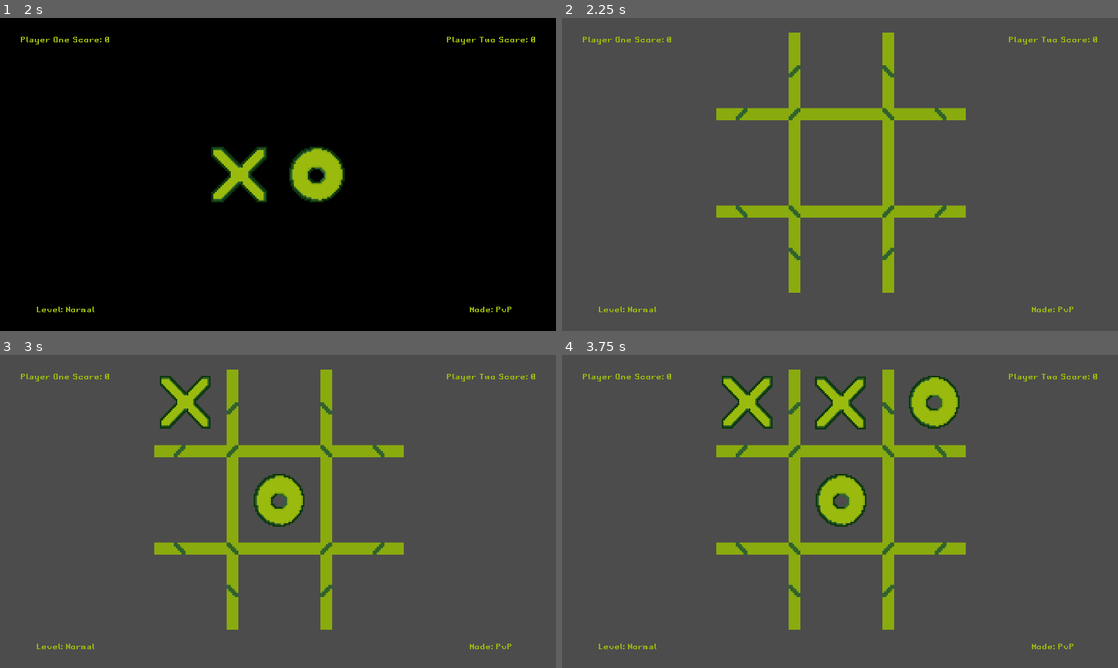
Above: before the commit, frames 1-4 (two rows, left to right).
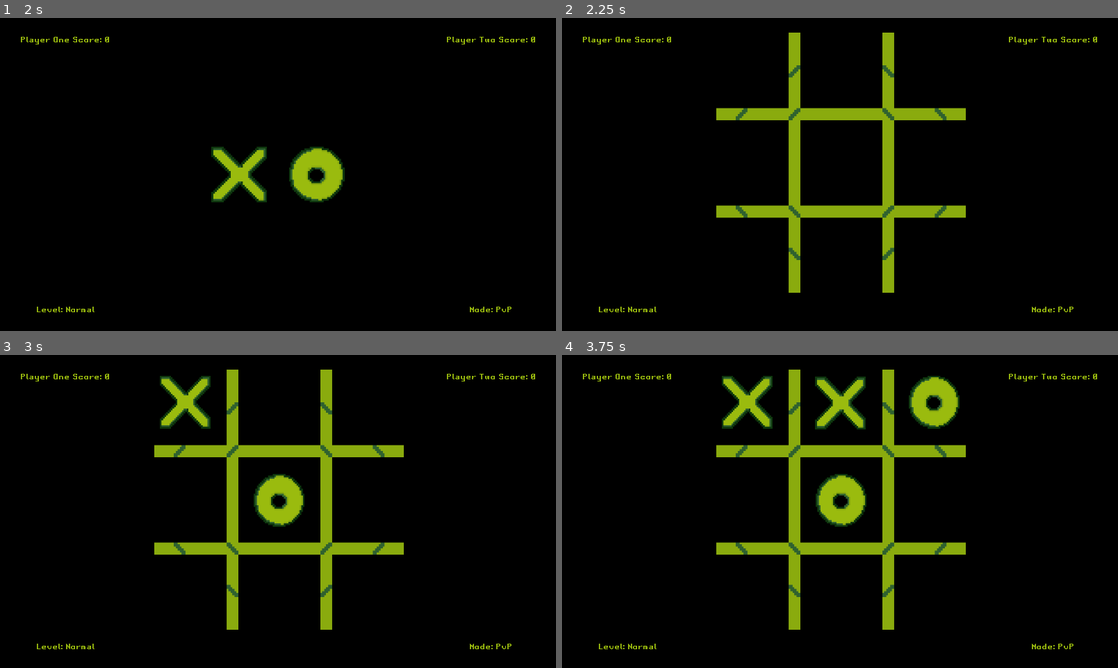
Above: after the commit, the same moments.

Repository: guilhermeprates/tic-tac-toe
Game: Godot game, scene res://Source/StartMenu/StartMenu.tscn
Two runs of this game, one before a commit and one after it. Both use one fixed random seed, a clock stepped at 60 frames per second and the inputs below.
Inputs (mouse positions are in pixels of both pictures, inside the frame that each line leads up to):
- Up to frame 1 (2 s): click "Start Game" at 0.5 s; click "PvP" at 1.25 s
- Up to frame 2 (2.25 s): click (801, 174) at 2 s
- Up to frame 3 (3 s): tap Enter at 2.75 s; move the mouse to (183, 401) at 2.77 s; press the mouse at (183, 401) at 2.78 s
- Up to frame 4 (3.75 s): tap Space at 3.5 s; move the mouse to (840, 401) at 3.52 s; release the mouse at (840, 401) at 3.53 s; click (840, 401) at 3.6 s

Frame 1 is identical in both runs. In frame 2, 93% of the frame differs, in the area x 0-100%, y 0-100%; in frame 3, 91%; in frame 4, 89%.

Commit message:
Update game background color

Diff:
--- a/Source/DifficultyMenu/DifficultyMenu.tscn
+++ b/Source/DifficultyMenu/DifficultyMenu.tscn
@@ -11,11 +11,6 @@
 
 [node name="AudioStreamPlayer" type="AudioStreamPlayer" parent="."]
 stream = ExtResource( 3 )
-
-[node name="Background" type="ColorRect" parent="."]
-margin_right = 1280.0
-margin_bottom = 720.0
-color = Color( 0, 0, 0, 1 )
 
 [node name="VBoxContainer" type="VBoxContainer" parent="."]
 anchor_left = 0.5
--- a/Source/GameModeMenu/GameModeMenu.tscn
+++ b/Source/GameModeMenu/GameModeMenu.tscn
@@ -11,11 +11,6 @@
 
 [node name="AudioStreamPlayer" type="AudioStreamPlayer" parent="."]
 stream = ExtResource( 2 )
-
-[node name="Background" type="ColorRect" parent="."]
-margin_right = 1280.0
-margin_bottom = 720.0
-color = Color( 0, 0, 0, 1 )
 
 [node name="VBoxContainer" type="VBoxContainer" parent="."]
 anchor_left = 0.5
--- a/Source/StartMenu/StartMenu.tscn
+++ b/Source/StartMenu/StartMenu.tscn
@@ -44,17 +44,6 @@
 [node name="AudioStreamPlayer" type="AudioStreamPlayer" parent="."]
 stream = ExtResource( 3 )
 
-[node name="Background" type="ColorRect" parent="."]
-anchor_left = 0.5
-anchor_top = 0.5
-anchor_right = 0.5
-anchor_bottom = 0.5
-margin_left = -640.0
-margin_top = -360.0
-margin_right = 640.0
-margin_bottom = 360.0
-color = Color( 0, 0, 0, 1 )
-
 [node name="GameTitle" type="TextureRect" parent="."]
 anchor_left = 0.5
 anchor_right = 0.5
--- a/Source/SymbolMenu/SymbolMenu.gd
+++ b/Source/SymbolMenu/SymbolMenu.gd
@@ -1,7 +1,7 @@
 extends Control
 
-onready var x_button: Button = $Background/HBoxContainer/XButton
-onready var o_button: Button = $Background/HBoxContainer/OButton
+onready var x_button: Button = $HBoxContainer/XButton
+onready var o_button: Button = $HBoxContainer/OButton
 onready var audio_stream_player: AudioStreamPlayer = $AudioStreamPlayer
 
 func _ready() -> void:
@@ -14,7 +14,7 @@
 	Global.goto_scene("res://Source/Board/Board.tscn")
 
 func on_o_button_pressend() -> void:
-	Global.goto_scene("res://Source/Board/Board.tscn")
+		Global.goto_scene("res://Source/Board/Board.tscn")
 
 func setup_connections() -> void:
 	# warning-ignore:return_value_discarded
--- a/Source/SymbolMenu/SymbolMenu.tscn
+++ b/Source/SymbolMenu/SymbolMenu.tscn
@@ -14,12 +14,7 @@
 [node name="AudioStreamPlayer" type="AudioStreamPlayer" parent="."]
 stream = ExtResource( 5 )
 
-[node name="Background" type="ColorRect" parent="."]
-margin_right = 1280.0
-margin_bottom = 720.0
-color = Color( 0, 0, 0, 1 )
-
-[node name="HBoxContainer" type="HBoxContainer" parent="Background"]
+[node name="HBoxContainer" type="HBoxContainer" parent="."]
 anchor_left = 0.5
 anchor_top = 0.5
 anchor_right = 0.5
@@ -31,13 +26,13 @@
 custom_constants/separation = 50
 alignment = 1
 
-[node name="XButton" type="Button" parent="Background/HBoxContainer"]
+[node name="XButton" type="Button" parent="HBoxContainer"]
 margin_right = 128.0
 margin_bottom = 128.0
 theme = ExtResource( 4 )
 icon = ExtResource( 3 )
 
-[node name="OButton" type="Button" parent="Background/HBoxContainer"]
+[node name="OButton" type="Button" parent="HBoxContainer"]
 margin_left = 178.0
 margin_right = 306.0
 margin_bottom = 128.0
--- a/project.godot
+++ b/project.godot
@@ -103,4 +103,5 @@
 
 [rendering]
 
+environment/default_clear_color=Color( 0, 0, 0, 1 )
 environment/default_environment="res://default_env.tres"
